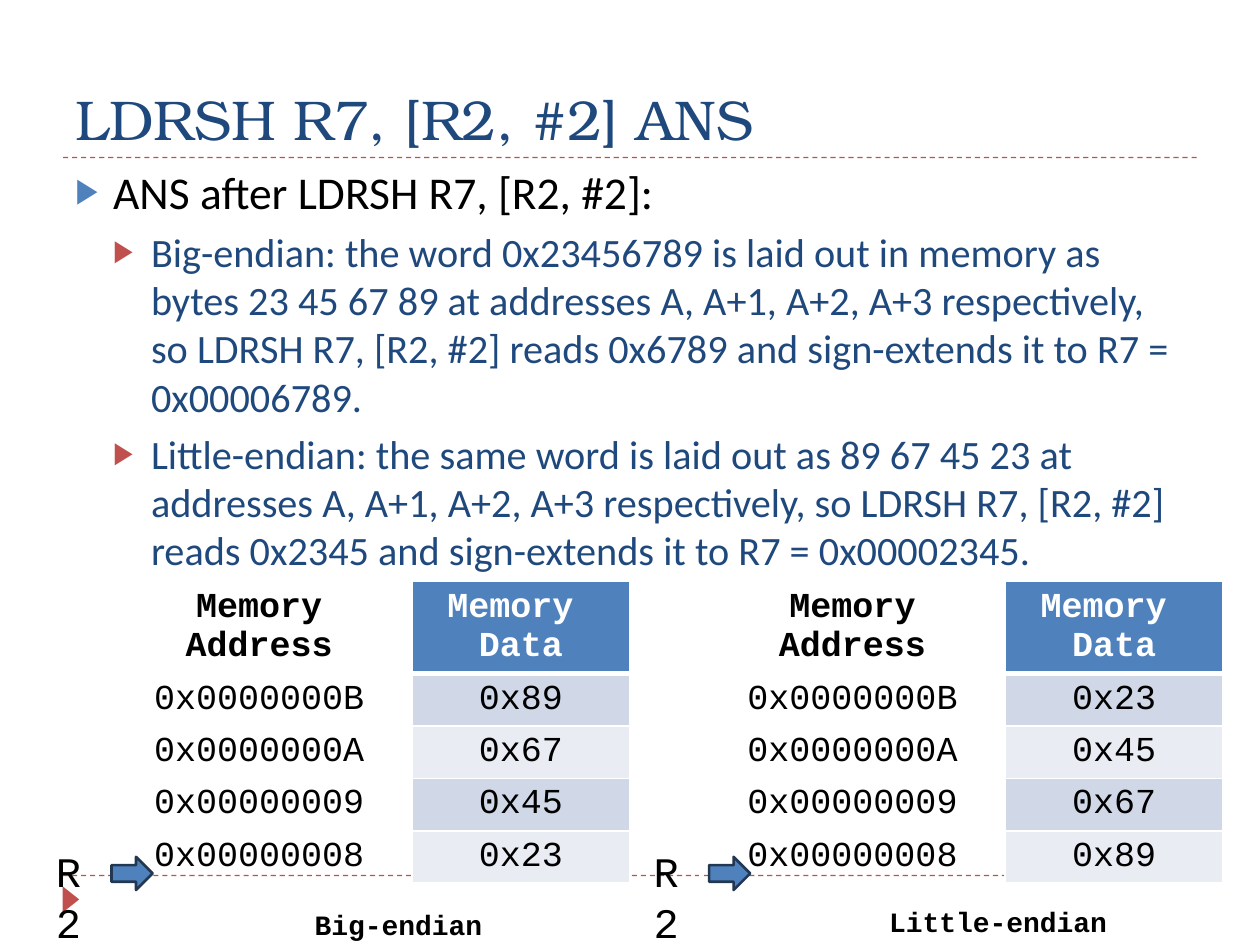
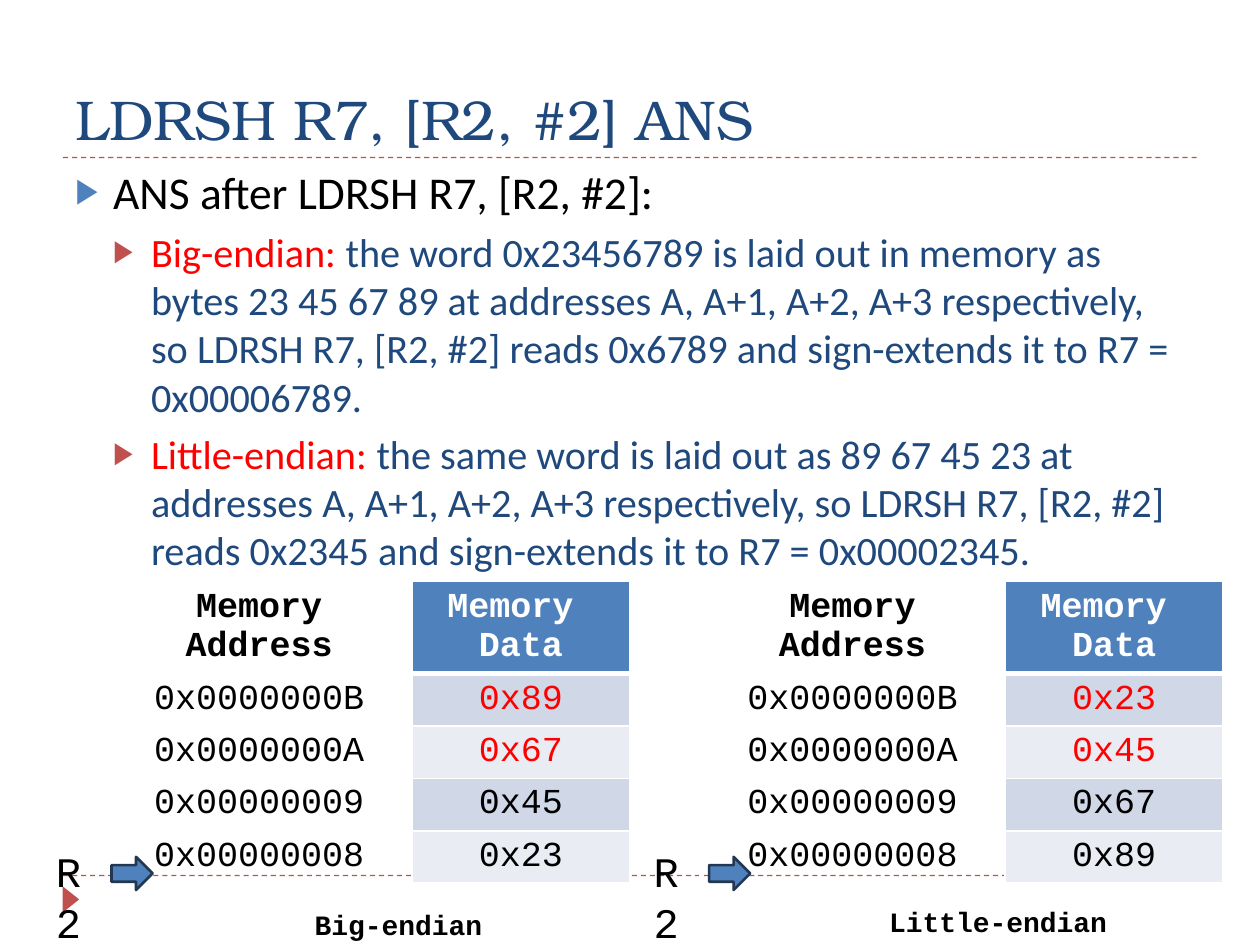
Before and after one commit to guhofstra/CSC111Fa26, a slide deck: slide 29 of PPTs/Ch5_ARM_Load_Store_Exercises_ANS.pptx. Drawn at 1260x945 pixels with LibreOffice and Linux fonts; fonts in the diff are those of the drawing. Boxes give left, top, right and bottom in pixels: in the first picture for what was removed or moved away, otherwise in the second. Text is boxed around its words. In the diff, an @@ line names an element or a change of style, - is before the commit and + after.

```diff
--- a/PPTs/Ch5_ARM_Load_Store_Exercises_ANS.pptx
+++ b/PPTs/Ch5_ARM_Load_Store_Exercises_ANS.pptx
@@ text at [151,239,1164,572]: text colour #1F497D to #FF0000 in "Big-endian:", "Little-endian:" @@
@@ table at [107,582,630,897] @@
@@ text colour #000000 to #FF0000 in "0x89", "0x67" @@
@@ table at [701,582,1223,897] @@
@@ text colour #000000 to #FF0000 in "0x23", "0x45" @@
```
Also in this commit, not shown: 7 other slides changed, 2 other files.
